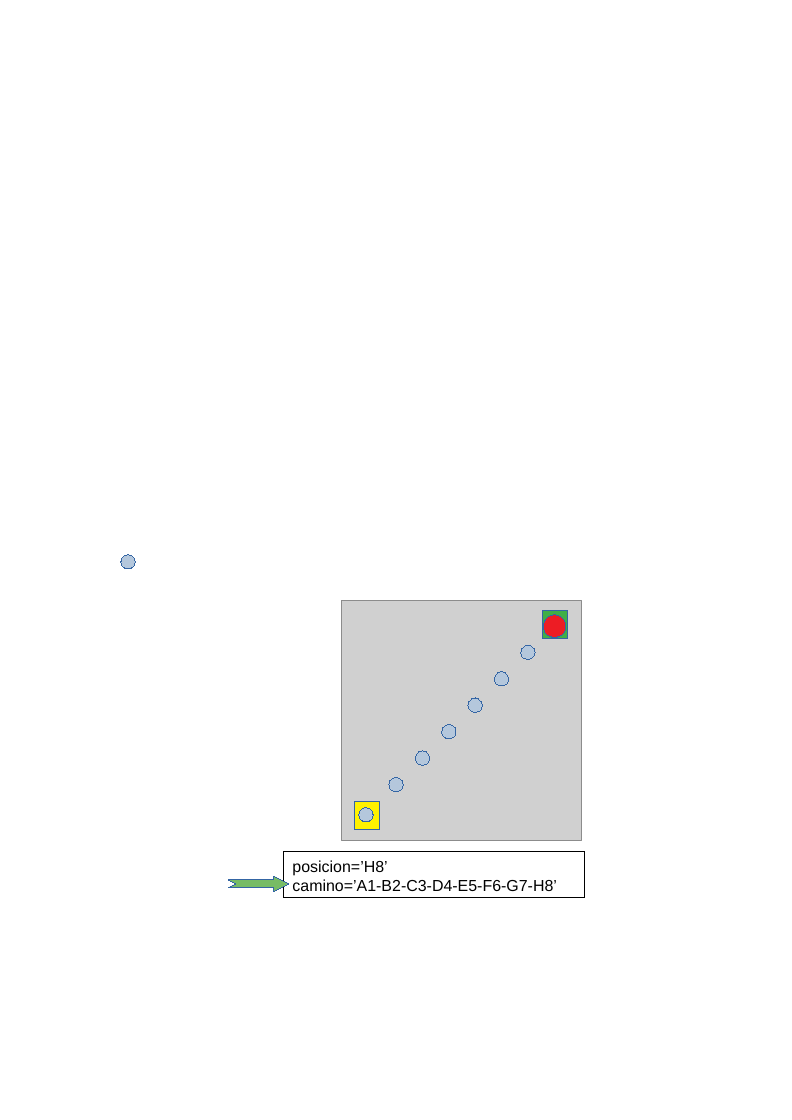
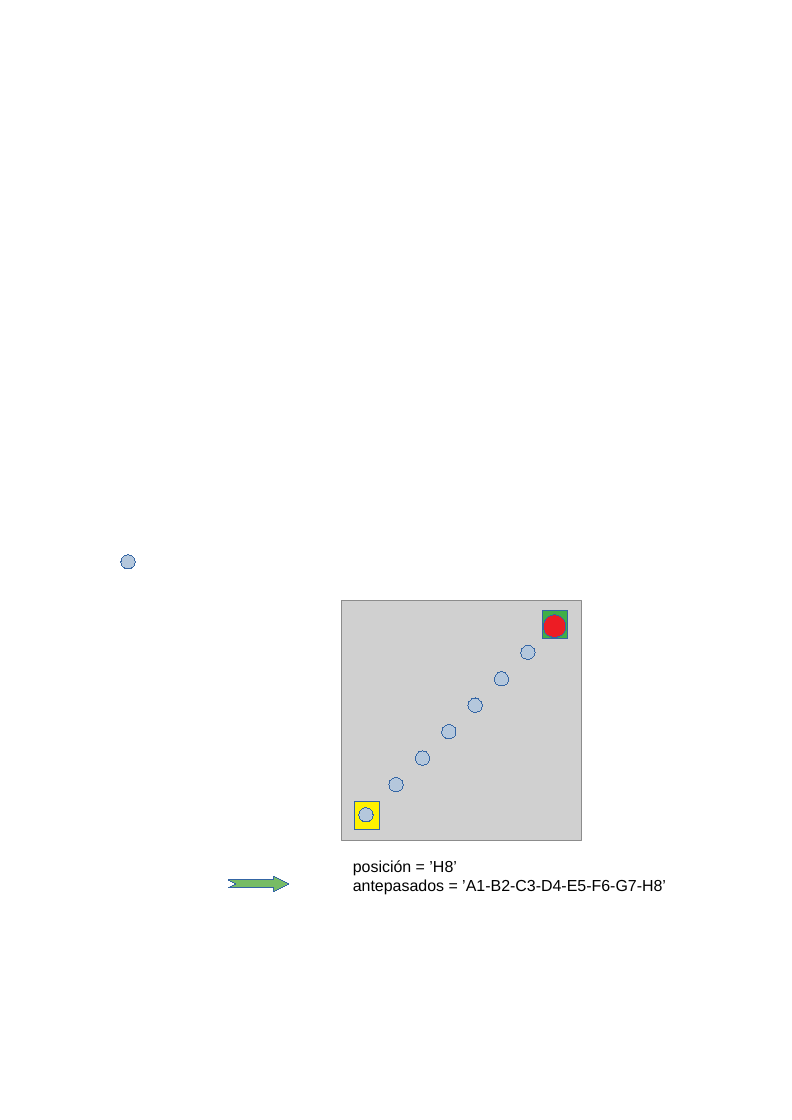
Before and after one commit to fabhrius/La-Cosa, a slide deck: slide 29 of capitulos/3 - Resolver un problema simple/Resolviendo un problema simple.odp. Drawn at 792x1120 pixels with LibreOffice and Linux fonts; fonts in the diff are those of the drawing; grey boxes stand for pictures. Boxes give left, top, right and bottom in pixels: in the first picture for what was removed or moved away, otherwise in the second. Text is boxed around its words. In the diff, an @@ line names an element or a change of style, - is before the commit and + after.

```diff
--- a/capitulos/3 - Resolver un problema simple/Resolviendo un problema simple.odp
+++ b/capitulos/3 - Resolver un problema simple/Resolviendo un problema simple.odp
@@ text "posición = ’H8’": place and size @@
-text "posición = ’H8’" at <box>283,851,584,897</box>
+text "posición = ’H8’" at <box>353,860,666,895</box>
@@ text "posición = ’H8’" at <box>353,860,666,895</box>: outline #000000 0 pt to none @@
@@ text at <box>353,860,666,895</box>: text changed @@
-posicion=’H8’
-camino=’A1-B2-C3-D4-E5-F6-G7-H8’
+posición = ’H8’
+antepasados = ’A1-B2-C3-D4-E5-F6-G7-H8’
```
Also in this commit, not shown: 11 other files.
